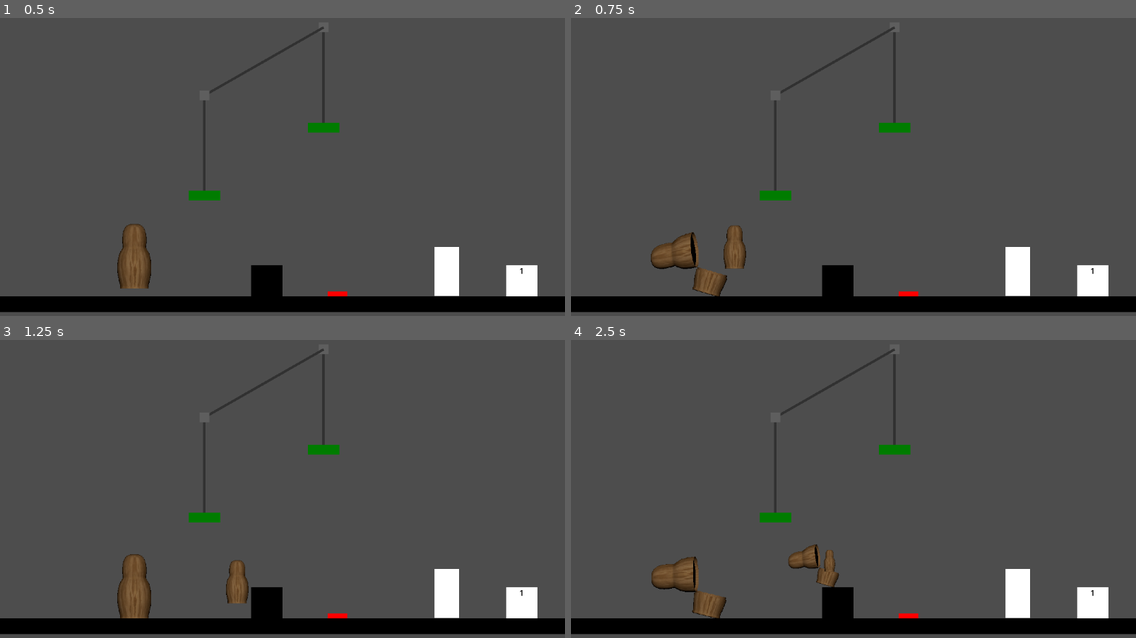
Above: before the commit, frames 1-4 (two rows, left to right).
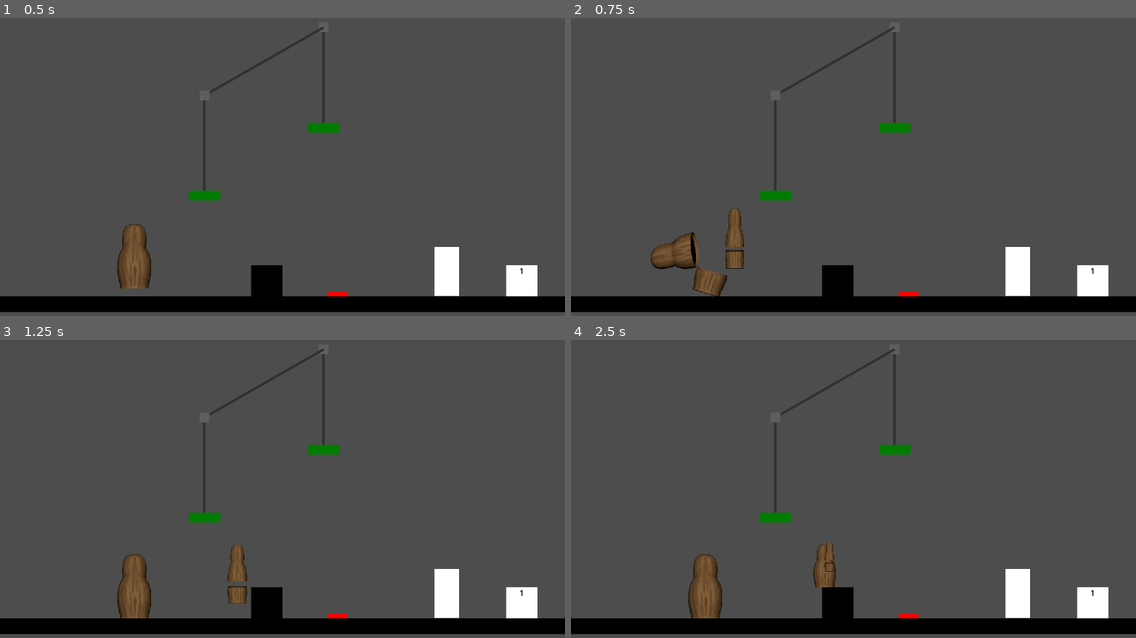
Above: after the commit, the same moments.

Repository: SethHDavis99/GMTK2024
Game: Godot game, scene res://levels/main.tscn
Two runs of this game, one before a commit and one after it. Both use one fixed random seed, a clock stepped at 60 frames per second and the inputs below.
Inputs (mouse positions are in pixels of both pictures, inside the frame that each line leads up to):
- Up to frame 1 (0.5 s): no input
- Up to frame 2 (0.75 s): move the mouse to (706, 259) at 0.52 s; hold D (move_right) from 0.53 s (still down); hold Space (pop) from 0.53 s (still down)
- Up to frame 3 (1.25 s): keep holding D (move_right); keep holding Space (pop); tap W (jump) at 0.77, 0.8, 1.07 s
- Up to frame 4 (2.5 s): move the mouse to (808, 584) at 1.27 s; release Space (pop) at 1.28 s; tap W (jump) at 1.35, 1.52, 1.82, 2.3 s; tap Space (pop) at 1.55 s; move the mouse to (893, 512) at 2.02 s; release D (move_right) at 2.03 s; press the mouse at (893, 512) at 2.03 s; hold A (move_left) from 2.03 s (still down)

Frame 1 is identical in both runs. In frame 2, 0.3% of the frame differs, in the area x 27-31%, y 63-85%; in frame 3, 0.3%; in frame 4, 2.0%, in the area x 14-48%, y 67-94%.

Commit message:
add idle anim

Diff:
--- a/scripts/player.gd
+++ b/scripts/player.gd
@@ -28,10 +28,12 @@
 		if direction:
 			velocity.x = direction * SPEED
 			$AnimatedSprite2D.flip_h = direction < 0
-			if is_on_floor():
+			if is_on_floor() and velocity.y == 0:
 				$AnimatedSprite2D.play("R_Walk")
 		else:
 			velocity.x = move_toward(velocity.x, 0, SPEED)
+			if is_on_floor() and velocity.y == 0:
+				$AnimatedSprite2D.play("IDLE")
 	else:
 		velocity.x = 0
 
@@ -54,7 +56,7 @@
 		recent_pully.colliding_players.append(self)
 
 func jump(overide_speed = -1):
-	$AnimatedSprite2D.play("Jump")
+	$AnimatedSprite2D.play("JumpUp")
 	var jump_speed = JUMP_VELOCITY
 	if overide_speed > 0:
 		jump_speed = overide_speed
@@ -79,7 +81,7 @@
 			Global.selected_player = nearby_parent
 			nearby_parent.get_node("AnimatedSprite2D").play("R_OpenUp")
 			get_viewport().set_input_as_handled()
-			Global.play_sound(preload("res://audio/GMTK2024_DollPopOut_01.ogg"),global_position, MAX_SIZE / size)
+			Global.play_sound(preload("res://audio/GMTK2024_DollOpen_01.ogg"),global_position, MAX_SIZE / size)
 			can_control = false
 			var tween = get_tree().create_tween()
 			tween.tween_property(self,"global_position",nearby_parent.global_position - Vector2(0,50 * nearby_parent.scale.x),0.5).set_ease(Tween.EASE_OUT).set_trans(Tween.TRANS_CUBIC)
@@ -94,7 +96,7 @@
 			get_parent().add_child(inst)
 			inst.jump(200)
 			can_control = false
-			Global.play_sound(preload("res://audio/GMTK2024_DollPopOut_01.ogg"),global_position, MAX_SIZE / size)
+			Global.play_sound(preload("res://audio/GMTK2024_DollOpen_01.ogg"),global_position, MAX_SIZE / size)
 			$AnimatedSprite2D.play("R_OpenUp")
 
 	if event.is_action_pressed("jump") and is_on_floor():
--- a/sprites/player_anim.tres
+++ b/sprites/player_anim.tres
@@ -55,26 +55,6 @@
 atlas = ExtResource("1_j2gnj")
 region = Rect2(640, 320, 320, 320)
 
-[sub_resource type="AtlasTexture" id="AtlasTexture_diss6"]
-atlas = ExtResource("1_j2gnj")
-region = Rect2(0, 320, 320, 320)
-
-[sub_resource type="AtlasTexture" id="AtlasTexture_26ydk"]
-atlas = ExtResource("1_j2gnj")
-region = Rect2(320, 320, 320, 320)
-
-[sub_resource type="AtlasTexture" id="AtlasTexture_1b2yw"]
-atlas = ExtResource("1_j2gnj")
-region = Rect2(640, 320, 320, 320)
-
-[sub_resource type="AtlasTexture" id="AtlasTexture_ty2yi"]
-atlas = ExtResource("1_j2gnj")
-region = Rect2(960, 320, 320, 320)
-
-[sub_resource type="AtlasTexture" id="AtlasTexture_4uku6"]
-atlas = ExtResource("1_j2gnj")
-region = Rect2(1280, 320, 320, 320)
-
 [sub_resource type="AtlasTexture" id="AtlasTexture_5cdi5"]
 atlas = ExtResource("1_j2gnj")
 region = Rect2(1600, 320, 320, 320)
@@ -199,7 +179,7 @@
 "duration": 1.0,
 "texture": SubResource("AtlasTexture_j6wpa")
 }],
-"loop": true,
+"loop": false,
 "name": &"JumpDown",
 "speed": 12.0
 }, {
@@ -213,21 +193,6 @@
 }, {
 "frames": [{
 "duration": 1.0,
-"texture": SubResource("AtlasTexture_diss6")
-}, {
-"duration": 1.0,
-"texture": SubResource("AtlasTexture_26ydk")
-}, {
-"duration": 1.0,
-"texture": SubResource("AtlasTexture_1b2yw")
-}, {
-"duration": 1.0,
-"texture": SubResource("AtlasTexture_ty2yi")
-}, {
-"duration": 1.0,
-"texture": SubResource("AtlasTexture_4uku6")
-}, {
-"duration": 1.0,
 "texture": SubResource("AtlasTexture_5cdi5")
 }, {
 "duration": 1.0,
@@ -271,7 +236,7 @@
 "duration": 1.0,
 "texture": SubResource("AtlasTexture_hudur")
 }],
-"loop": true,
+"loop": false,
 "name": &"R_OpenUp",
 "speed": 12.0
 }, {
Not shown: 1 places in sprites/player_anim.tres that only renumber resources
